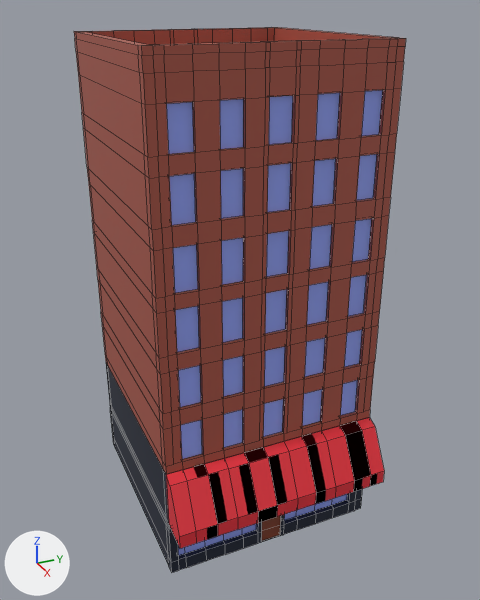
What one commit did to the FBX model Motivait Escape/Assets/Assets/BlenderTempAssets/Shop.fbx.
Both versions are drawn from a 50 mm camera at (10.45, -4.43, 8.85) aimed at (0.4, 0.09, 3.83). Every picture has the same lights, and +X, +Y and +Z are marked at lower left. Mesh edges are drawn as thin lines. Where no turn or scale is listed for an object, it has been applied to the vertices. Vertices at the same position are counted once.
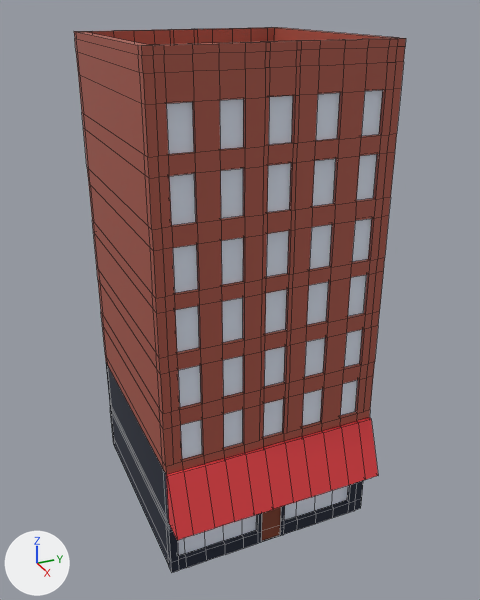
Location of each change, [x1, y1, x2, y2] in pixels of the pictures (480 x 600 px; the box of a moved part takes in the faces that stretch with it):
'Cube.001', recoloured (blue to white)
    both: [166, 90, 382, 555]
'Cube.003', reshaped (6% shorter)
    before: [166, 417, 384, 548]
    after: [166, 417, 378, 540]
part 1 of me_cube_003, moved or reshaped
    before: [166, 427, 384, 548]
    after: [166, 419, 378, 540]
part 2 of me_cube_003, recoloured
    before: [187, 431, 371, 543]
    after: [184, 423, 365, 535]

What the commit changed:
Material 'Material.002' (mat_material_002) changes colour from blue #98a9ff to white #e7f0ff; in linear values from (0.312, 0.395, 1.0) to (0.796, 0.868, 1.0).
Material 'Material' (mat_material) is new.
Its base color is (0.8, 0.0482, 0.0572) (red #e73e44).
me_cube_003 is used by ob_cube_003; location (0.0, 0.0, 3.79).
me_cube_003 had 50 vertices, 35 faces and spanned x 2.02..2.63, y -1.98..1.99, z -3.06..-2.03.
me_cube_003 now has 56 vertices, 39 faces and spans x 2.02..2.45, y -1.96..1.99, z -3.06..-2.03.
Part 1, on me_cube_003:
2 vertices are removed from x 2.63, y -1.98..1.97, z -2.81.
22 faces are deleted.
10 vertices in x 2.63, y -1.7..1.68, z -3.06 move by (-0.61, 0.02, 0.0).
9 vertices in x 2.22, y -1.96..1.7, z -2.11 move by (-0.14, 0.0, 0.08).
7 vertices in x 2.63, y -1.32..1.68, z -2.81 move by (-0.18, 0.02, -0.25).
3 vertices in x 2.22, y -0.57..1.98, z -2.11 move by (-0.14, 0.01, 0.08).
3 vertices in x 2.63, y -1.69..1.33, z -2.81 move by (-0.18, 0.01, -0.25).
2 vertices move from x 2.63, y -1.98..1.97, z -3.06 to x 2.02, y -1.82..1.84, z -3.06.
8 vertices are added at x 2.02..2.45, y -1.96..1.99, z -3.06.
26 new faces join them.
me_cube_003 part 2: 25 faces spanning x 2.02..2.45, y -1.96..1.99, z -3.06..-2.03 switch from mat_material_004 (red #e72e3b) to mat_material (red #e73e44).
